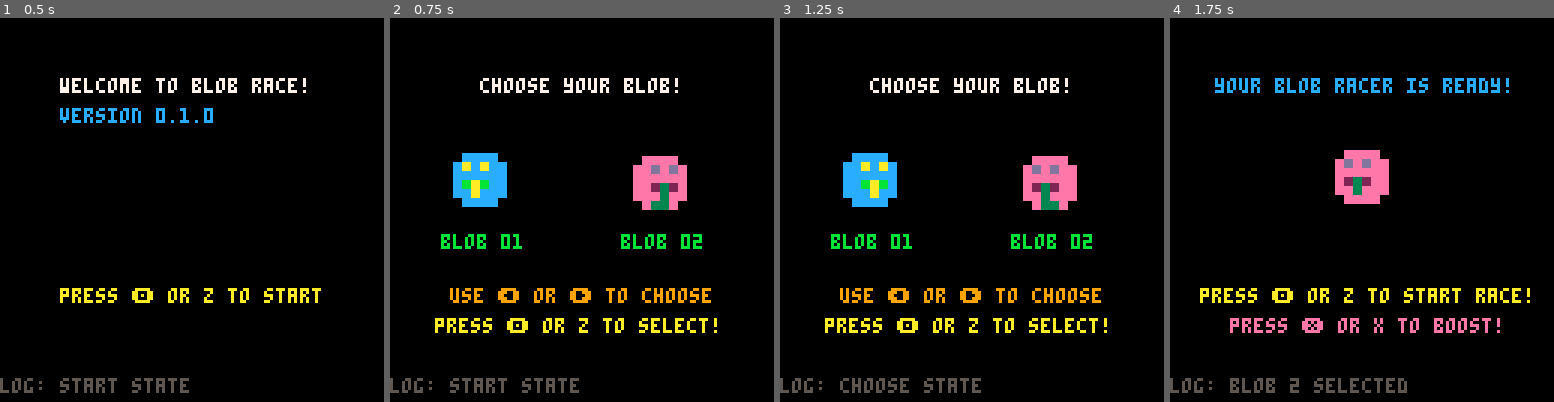
Above: before the commit, frames 1-4 (left to right).
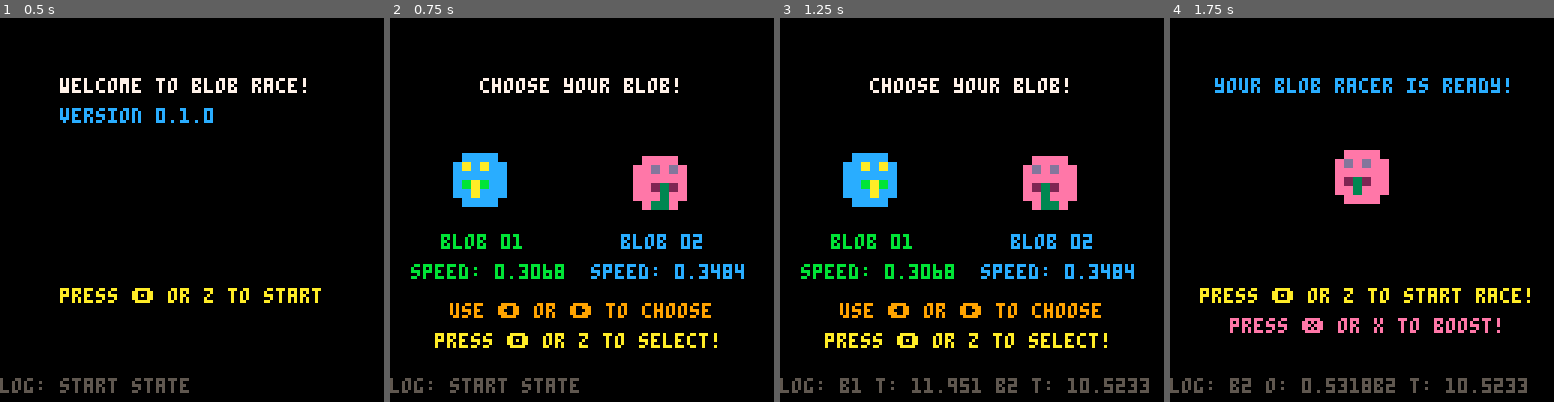
Above: after the commit, the same moments.

Repository: geopet/formula-blob
Game: PICO-8 cartridge blob_race.p8
The game is run twice, just before and just after one commit, with the same random seed, the same clock (stepped at 60 frames per second) and the same inputs.
Inputs:
- Up to frame 1 (0.5 s): tap X (X key) at 0.33 s
- Up to frame 2 (0.75 s): tap O (Z key) at 0.7 s
- Up to frame 3 (1.25 s): tap X (X key) at 1.07 s
- Up to frame 4 (1.75 s): hold Right from 1.6 s (still down); tap O (Z key) at 1.7 s

Frame 1 is identical in both runs. In frame 2, 5.9% of the frame differs, in the area x 5-93%, y 56-86%; in frame 3, 7.1%, in the area x 5-97%, y 56-98%; in frame 4, 1.0%.

Commit message:
feat(win-probability): add race win probability
* Added display of each blob's speed on the selection screen for better
  player feedback. Temporary.

* Implemented a race_odds table and helper function to calculate and
  show expected times and odds for each blob.

* Refactored the game loop to use new helper functions for setting race
  odds, updating speeds, and checking win conditions.

* Improved log messages to provide different informative feedback during blob
  selection and race setup.

* Adjusted initial blob positions and variable setup for consistency
  with new odds and speed logic.

This commit enhances gameplay transparency, improves code organization,
 and makes the race experience more engaging and informative for
 players.

Diff:
--- a/blob_race.p8
+++ b/blob_race.p8
@@ -29,6 +29,18 @@
     blob1_speed = nil
     blob2_speed = nil
     race_winner = nil
+
+    -- race odds
+    race_odds = {
+        start_line = 10,
+        finish_line = 120,
+        track_length = nil,
+        total_speed = nil,
+        blob1_expected_time = nil,
+        blob2_expected_time = nil,
+        blob1_odds = nil,
+        blob2_odds = nil
+    }
 
     -- player boost table
     player_boost = {
@@ -56,22 +68,34 @@
 
 function _update()
     if (state == "start") then
-        log_msg = "start state"
+        -- set blob speed
+        blob1_speed = (0.5 * rnd(1)) + 0.08
+        blob2_speed = (0.5 * rnd(1)) + 0.08
+
+        race_odds.total_speed = blob1_speed + blob2_speed
+
+        -- testing values
+        -- blob1_speed = 0.1
+        -- blob2_speed = 0.1
+
+        set_race_odds()
+
         if (btnp(4)) then -- 🅾️ button (z key)
             state = "choose"
         end
+        log_msg = "start state"
     elseif (state == "choose") then
         if (log_msg == "start state") then
-            log_msg = "choose state"
+            log_msg = "b1 t: " .. race_odds.blob1_expected_time .. " b2 t: " .. race_odds.blob2_expected_time
         end
         if (btnp(0)) then -- left blob (1)
             selected_blob = 1
             sfx(0)
-            log_msg = "blob 1 selected"
+            log_msg = "b1 o: " .. race_odds.blob1_odds .. "b1 t: " .. race_odds.blob1_expected_time
         elseif (btnp(1)) then -- right blob (2)
             selected_blob = 2
             sfx(0)
-            log_msg = "blob 2 selected"
+            log_msg = "b2 o: " .. race_odds.blob2_odds .. "b2 t: " .. race_odds.blob2_expected_time
         elseif (btnp(4)) then
             if selected_blob != 0 then
                 sfx(1)
@@ -91,12 +115,10 @@
             state = "racing"
 
             -- blob setup
-            blob1_x = 20
-            blob2_x = 20
+            blob1_x = 10
+            blob2_x = 10
             blob1_y = 50
             blob2_y = 70
-            blob1_speed = (0.5 * rnd(1)) + 0.08
-            blob2_speed = (0.5 * rnd(1)) + 0.08
 
             -- player boost setup
             player_boost.meter = 100
@@ -115,10 +137,6 @@
             opponent_boost.cooldown = 0
             opponent_boost.did_breakdown = false
 
-            -- testing values
-            -- blob1_speed = 0.1
-            -- blob2_speed = 0.1
-
             race_winner = 0
         end
 
@@ -179,11 +197,14 @@
         end
 
         -- add labels
-        print ("blob 01", 17, 72, 11)
-        print ("blob 02", 77, 72, 11)
-
-        print("use ⬅️ or ➡️ to choose", 20, 90, 9)
-        print("press 🅾️ or z to select!", 15, 100, 10)
+        print("blob 01", 17, 72, 11)
+        print("speed: " .. blob1_speed, 7, 82, 11)
+
+        print("blob 02", 77, 72, 12)
+        print("speed: " .. blob2_speed, 67, 82, 12)
+
+        print("use ⬅️ or ➡️ to choose", 20, 95, 9)
+        print("press 🅾️ or z to select!", 15, 105, 10)
 
         -- print log message
         print_log_msg(log_msg)
@@ -260,6 +281,14 @@
 -->8
 -- helper functions
 
+function set_race_odds()
+    race_odds.track_length = race_odds.finish_line - race_odds.start_line
+    race_odds.blob1_expected_time = (race_odds.track_length/blob1_speed)/30
+    race_odds.blob2_expected_time = (race_odds.track_length/blob2_speed)/30
+    race_odds.blob1_odds = blob1_speed/race_odds.total_speed
+    race_odds.blob2_odds = blob2_speed/race_odds.total_speed
+end
+
 function countdown_msg(announcer_opt, countdown_opt)
     print(announcer_opt.string, announcer_opt.x, announcer_opt.y, announcer_opt.color)
     print(countdown_opt.string, countdown_opt.x, countdown_opt.y, countdown_opt.color)
